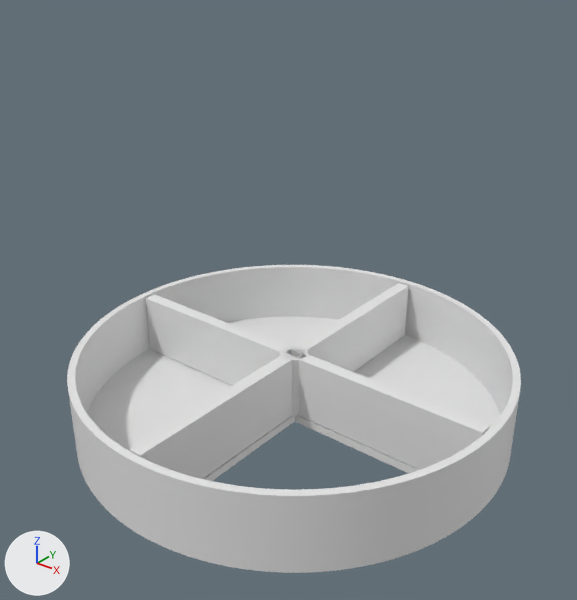
A saved change to the Blender file cad/candy-dispenser.blend.
One viewpoint serves both versions: a camera (50 mm lens) standing at (0.1574, -0.1998, 0.1566) and looking at (0.0026, -0.0063, 0.0366). Every picture has the same lights, and +X, +Y and +Z are marked at lower left.

Objects in the first picture: 'container.floor', 'container.walls', 'swiper.arms'.
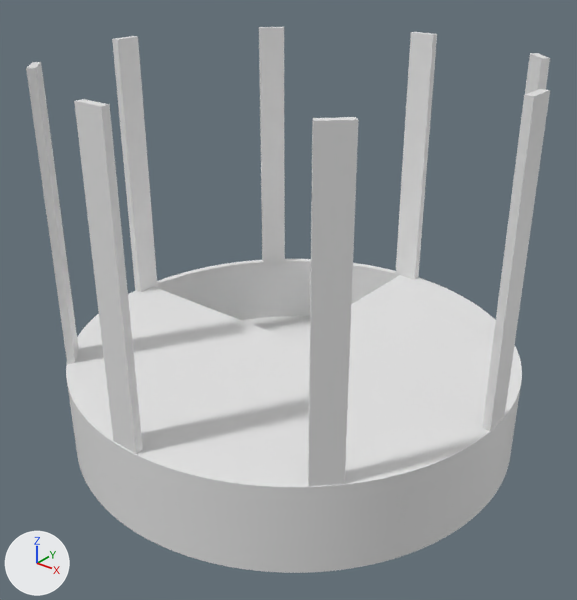
Boxes (x1, y1, x2, y2) around the edits, measured in the pictures (577 x 600 px):
'Circle', shown: after (66, 259, 522, 496)
'holder', added: after (26, 27, 550, 487)
'swiper.arms', unchanged, covered by the edit: before (129, 283, 490, 479)
'container.floor', unchanged, covered by the edit: (77, 317, 510, 573) in both

Edits to the bpy script that builds the scene:
```text
Add me_plane_002_1:
    me_plane_002_1.from_pydata([(-0.005, -0.0027, 0.0), (0.005, -0.0027, 0.0), (-0.005, 0.0, 0.0), (0.005, 0.0, 0.0)], [], [(0, 1, 3, 2)])
Add cu_beziercircle:
    cu_beziercircle = bpy.data.curves.new('BezierCircle', 'CURVE')
    cu_beziercircle.dimensions = '3D'
    _sp = cu_beziercircle.splines.new('BEZIER'); _sp.bezier_points.add(3)
    _sp.bezier_points.foreach_set('co', [-0.08, 0.0, 0.0, 0.0, 0.08, 0.0, 0.08, 0.0, 0.0, 0.0, -0.08, 0.0])
    _sp.bezier_points.foreach_set('handle_left', [-0.08, -0.0442, 0.0, -0.0442, 0.08, 0.0, 0.08, 0.0442, 0.0, 0.0442, -0.08, 0.0])
    _sp.bezier_points.foreach_set('handle_right', [-0.08, 0.0442, 0.0, 0.0442, 0.08, 0.0, 0.08, -0.0442, 0.0, -0.0442, -0.08, 0.0])
    for _p, _l, _r in zip(_sp.bezier_points, ['AUTO', 'AUTO', 'AUTO', 'AUTO'], ['AUTO', 'AUTO', 'AUTO', 'AUTO']): _p.handle_left_type = _l; _p.handle_right_type = _r
    _sp.order_u = 0
    _sp.order_v = 0
    _sp.use_cyclic_u = True
    cu_beziercircle.use_path = True
    cu_beziercircle.use_path_clamp = True
    cu_beziercircle.fill_mode = 'FULL'
Change ob_circle:
    remove ob_circle.hide_set(True)  # its collection is switched off
Add ob_holder:
    ob_holder = bpy.data.objects.new('holder', me_plane_002_1)
    ob_holder.location = (0.0, 0.0, 0.0155)
    _m = ob_holder.modifiers.new('Solidify', 'SOLIDIFY')
    _m.thickness = 0.1
    _m.offset = 1.0
    _m = ob_holder.modifiers.new('Array', 'ARRAY')
    _m.count = 8
    _m.fit_length = 0.503
    _m.curve = ob_circle_1
    _m.use_constant_offset = True
    _m.constant_offset_displace = (0.0628, 0.0, 0.0)
    _m.use_relative_offset = False
    _m = ob_holder.modifiers.new('Curve', 'CURVE')
    _m.object = ob_circle_1
Add ob_circle_1:
    ob_circle_1 = bpy.data.objects.new('circle', cu_beziercircle)
    ob_circle_1.location = (0.0, 0.0, 0.0155)
```
